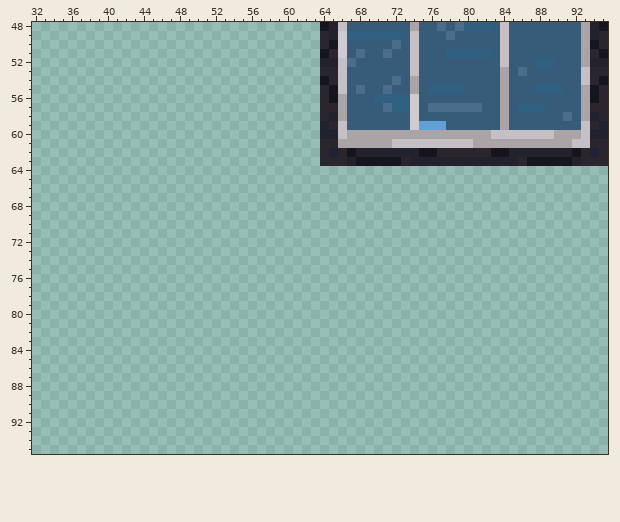
A pixel-art file gets an edit: asset/textures/atlas/atlas.aseprite. The first picture shows the starting point.
320x320 pixels, 1 frame. Colours within 5 levels of each other are drawn and written as one. Shown: x 32..95, y 48..95.
After:
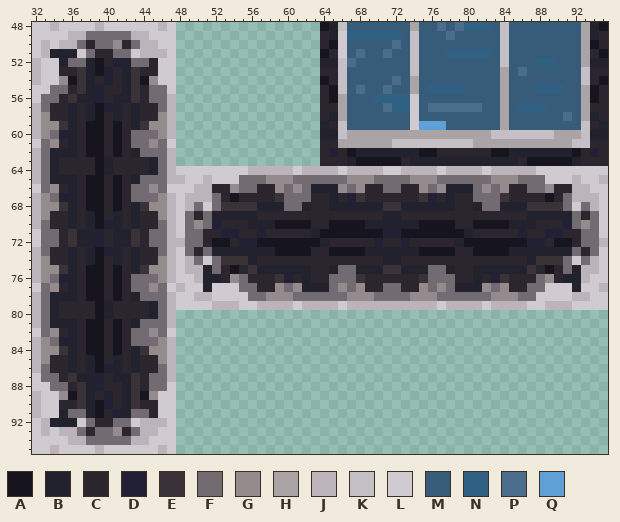
Palette (. is transparent): A #16151d  B #22212e  C #2b262d  D #222034  E #393338  F #726c72  G #958b8d  H #aaa4a6  J #bbb5bb  K #c4c0c6  L #cfcbd1  M #375c79  N #306082  P #496d8a  Q #5fa1d6
Change:
@@ x 32..95 @@
-48 ................................ABKMMMMMMMHMMPMPNNNMKMMMMMMMMHBA
-49 ................................CBLNNNNNNMKMMMPMMMMMKMMMMMMMMHBC
-50 ................................CALMMMMMPMKMMMMMMMMMKMMMMMMMMHAC
-51 ................................ACLMPMMPMMKMMMNNNNNMKMMMMMMMMHCA
-52 ................................BBKPMMMMMMKMMMMMMMMMKMMMNNMMMHBB
-53 ................................CCKMMMMMMMKMMMMMMMMMHMPMMMMMMKCC
-54 ................................ACKMMMMMPMHMMMMMMMMMHMMMMMMMMKCA
-55 ................................CAKMPMMPMMHMNNNNMMMMHMMMNNNMMHAC
-56 ................................CAHMMMNNNNLMMMMMMMMMHMMMMMMMMHAC
-57 ................................CCHMMMMPNNLMPPPPPPMMHMNNNMMMMHCC
-58 ................................CBHMMMMMMMLMMMMMMMMMHMMMMMMPMHBC
-59 ................................BCKMMMMMMMLQQQMMMMMMHMMMMMMMMKCB
-60 ................................BBKHHHHHHHHHHHHHHHHKKKKKKKHHHKBB
-61 ................................CCHHHHHHKKKKKKKKKHHHHHHHHHHHKKCC
-62 ................................CDCABBBBBBBAACCCCCCAABBBBBBBACDC
-63 ................................CCCBAAAAACBBBBBBBBBBBBCAAAAABCCC
-64 ................................................................
-65 ................................................................
-66 ................................................................
-67 ................................................................
-68 ................................................................
-69 ................................................................
-70 ................................................................
-71 ................................................................
-72 ................................................................
-73 ................................................................
-74 ................................................................
-75 ................................................................
-76 ................................................................
-77 ................................................................
-78 ................................................................
-79 ................................................................
-80 ................................................................
-81 ................................................................
-82 ................................................................
-83 ................................................................
-84 ................................................................
-85 ................................................................
-86 ................................................................
-87 ................................................................
-88 ................................................................
-89 ................................................................
-90 ................................................................
-91 ................................................................
-92 ................................................................
-93 ................................................................
-94 ................................................................
-95 ................................................................
+48 LLJLLLLJLLLLLLJL................ABKMMMMMMMHMMPMPNNNMKMMMMMMMMHBA
+49 LLLLJJFFFFFJJLLL................CBLNNNNNNMKMMMPMMMMMKMMMMMMMMHBC
+50 LJLJJFCFFGCFJJLL................CALMMMMMPMKMMMMMMMMMKMMMMMMMMHAC
+51 LJBBBLFCCFFLJJJL................ACLMPMMPMMKMMMNNNNNMKMMMMMMMMHCA
+52 JLLBFFBACDBFFCLL................BBKPMMMMMMKMMMMMMMMMKMMMNNMMMHBB
+53 JLLCCEBADCBECCLL................CCKMMMMMMMKMMMMMMMMMHMPMMMMMMKCC
+54 JLLGAEBCDCBEAGLL................ACKMMMMMPMHMMMMMMMMMHMMMMMMMMKCA
+55 LLFFCEBDCCBECFFL................CAKMPMMPMMHMNNNNMMMMHMMMNNNMMHAC
+56 LFFCEBBDCBBECFFJ................CAHMMMNNNNLMMMMMMMMMHMMMMMMMMHAC
+57 JFCCBCBADBCBCCFJ................CCHMMMMPNNLMPPPPPPMMHMNNNMMMMHCC
+58 JGCCBCBACBCBCCGJ................CBHMMMMMMMLMMMMMMMMMHMMMMMMPMHBC
+59 JGGEBCAACACBEGGJ................BCKMMMMMMMLQQQMMMMMMHMMMMMMMMKCB
+60 JGFDBCAACACFFFGJ................BBKHHHHHHHHHHHHHHHHKKKKKKKHHHKBB
+61 LFGCBCAACACFFGFL................CCHHHHHHKKKKKKKKKHHHHHHHHHHHKKCC
+62 JFBBBCAACACBFFFJ................CDCABBBBBBBAACCCCCCAABBBBBBBACDC
+63 JFBCCCCABCCCCBFJ................CCCBAAAAACBBBBBBBBBBBBCAAAAABCCC
+64 JFBCCCCABCCCCBFJLLLLLLLLJJJJJLJJJJLJJJJLLJJJJLJJJJLJJJJJLLLLLLLL
+65 JFBBBCAACACBFFFJJLLJLLLFFFGGGFFFFFFGGGFFFFGGGFFFFFFGGGFFFLLLJLLJ
+66 LFGCBCAACACFFGFLLLJJCCGFFCCGFGFBBBGFGCCFFCCGFGBBBFGFGCCFFGCCJJLL
+67 JGFDBCAACACFFFGJLJJJFCACCCCEFFFCCBCDECCCCCCEDCBCCFFFECCCCACFJJJL
+68 JGGEBCAACACBEGGJLJFLFEEEEBBBFFBCCBBBBBBEEBBBBBBCCBFFBBBEEEEFLFJL
+69 JGCCBCBACBCBCCGJLFCFBBBBBCCCCCCCCCCCCCCBBCCCCCCCCCCCCCCBBBBBFCFL
+70 JFCCBCBADBCBCCFJLFGFDCCCBBBAAAACCAAAABBBBBBAAAACCAAAABBBCCCDFGFL
+71 LFFCEBBDCBBECFFJLFFCCDDCCDCCCCCBAAAAAAADDAAAAAAABCCCCCDCCDDCCFFL
+72 LFFCEBBDCBBECFFJJFFCAACDDAAAAAAABCCCCCDCCDCCCCCBAAAAAAADDCAACFFJ
+73 JFCCBCBADBCBCCFJLFCFBBBBBBBAAAACCAAAABBBBBBAAAACCAAAABBBBBBBFCFL
+74 JGCCBCBACBCBCCGJLJFLFEEEBCCCCCCCCCCCCCCBBCCCCCCCCCCCCCCBEEEFLFJL
+75 JGGEBCAACACBEGGJLJJBFCACEBBBBBBCCBFFBBBEEBBBFFBCCBBBBBBECACFBJJL
+76 JGFDBCAACACFFFGJLLJBBCGFCCCEDCBCCFFFECCCCCCEFFFCCBCDECCCFGCBBJLL
+77 LFGCBCAACACFFGFLJLLBLLLFFCCGFGBBBFGFGCCFFCCGFGFBBBGFGCCFFLLLBLLJ
+78 JFBBBCAACACBFFFJLLJJLLLLFFGGGFFFFFFGGGFFFFGGGFFFFFFGGGFFLLLLJJLL
+79 JFBCCCCABCCCCBFJLLLLJJJLLJJJJLJJJJLJJJJJJJJJJLJJJJLJJJJLLJJJLLLL
+80 JFBCCCCABCCCCBFJ................................................
+81 JFBBBCAACACBFFFJ................................................
+82 LFGCBCAACACFFGFL................................................
+83 JGFDBCAACACFFFGJ................................................
+84 JGGEBCAACACBEGGJ................................................
+85 JGCCBCBACBCBCCGJ................................................
+86 JFCCBCBADBCBCCFJ................................................
+87 LFFCEBBDCBBECFFJ................................................
+88 LLFFCEBDCCBECFFL................................................
+89 JLLGAEBCDCBEAGLL................................................
+90 JLLCCEBADCBECCLL................................................
+91 JLLBFFBACDBFFCLL................................................
+92 LJBBBLFCCFFLJJJL................................................
+93 LJLJJFCFFGCFJJLL................................................
+94 LLLLJJFFFFFJJLLL................................................
+95 LLJLLLLJLLLLLLJL................................................
